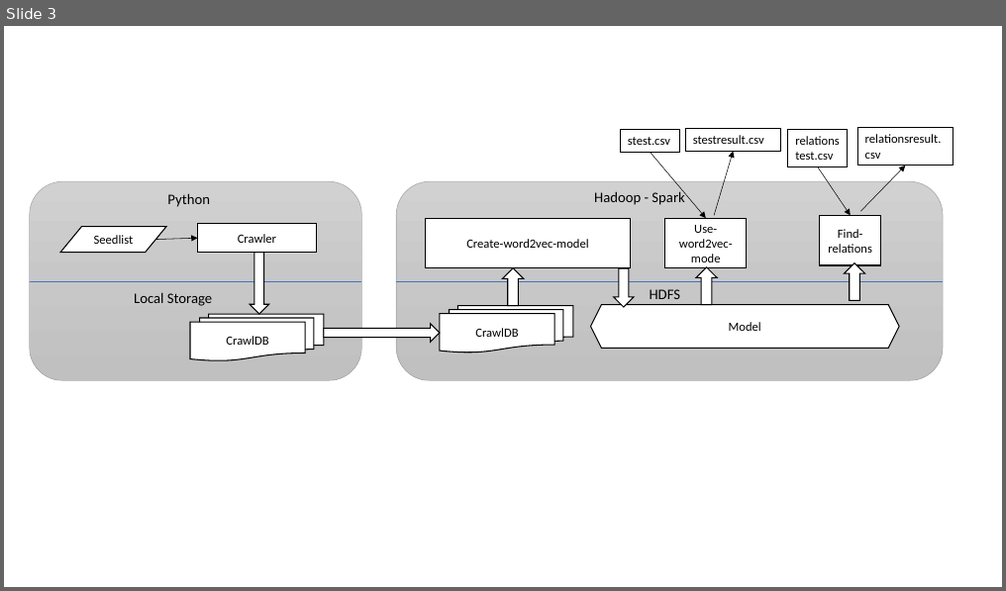
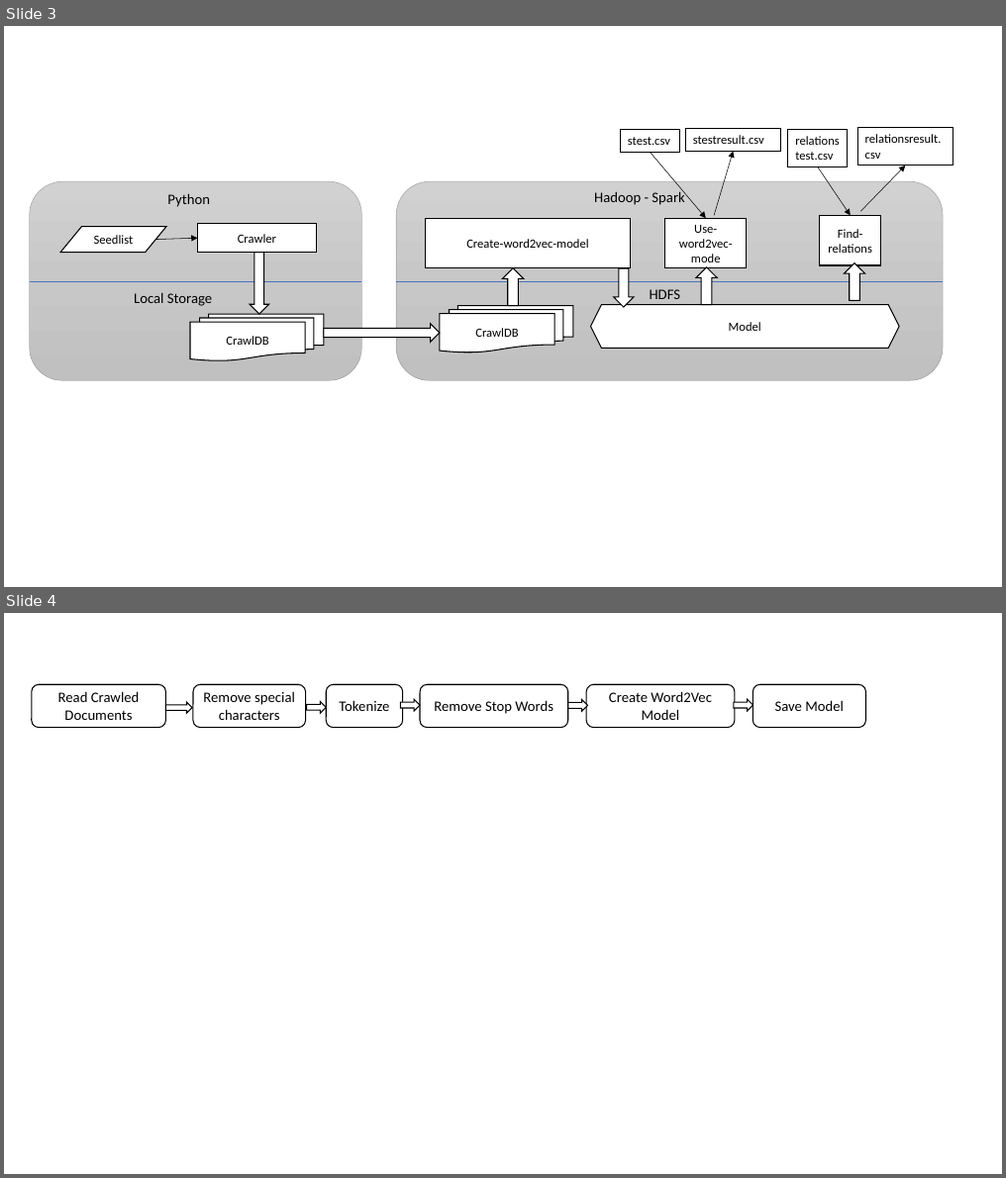
Before and after one commit to cloudmesh-project/sp17-i524, a slide deck: project/S17-IR-P005/report/images/diagrams.pptx. Shown one above the other, each under a label of ours: slide 3 before the commit, slides 3 and 4 after it. The pictures are 1006x591 and 1006x1178 pixels, drawn with LibreOffice and Linux fonts; fonts in the diff are those of the drawing. Boxes give left, top, right and bottom in pixels: in the first picture for what was removed or moved away, otherwise in the second. Text is boxed around its words. In the diff, an @@ line names an element or a change of style, - is before the commit and + after.

```diff
--- a/project/S17-IR-P005/report/images/diagrams.pptx
+++ b/project/S17-IR-P005/report/images/diagrams.pptx
@@ slide 4 added at box(4, 613, 1002, 1174), background #FFFFFF @@
@@ rounded rectangle added at box(32, 685, 165, 728), fill #FFFFFF, outline #000000 1 pt, 14 pt, text #000000 @@
+Read Crawled Documents
@@ rounded rectangle added at box(193, 685, 306, 728), fill #FFFFFF, outline #000000 1 pt, 14 pt, text #000000 @@
+Remove special characters
@@ right arrow added at box(307, 701, 326, 713), fill #FFFFFF, outline #000000 1 pt @@
@@ rounded rectangle added at box(326, 685, 402, 728), fill #FFFFFF, outline #000000 1 pt, 14 pt, text #000000 @@
+Tokenize
@@ right arrow added at box(401, 699, 420, 710), fill #FFFFFF, outline #000000 1 pt @@
@@ rounded rectangle added at box(420, 685, 568, 728), fill #FFFFFF, outline #000000 1 pt, 14 pt, text #000000 @@
+Remove Stop Words
@@ right arrow added at box(568, 700, 588, 711), fill #FFFFFF, outline #000000 1 pt @@
@@ rounded rectangle added at box(586, 685, 735, 728), fill #FFFFFF, outline #000000 1 pt, 14 pt, text #000000 @@
+Create Word2Vec Model
@@ right arrow added at box(734, 699, 753, 710), fill #FFFFFF, outline #000000 1 pt @@
@@ rounded rectangle added at box(752, 685, 865, 728), fill #FFFFFF, outline #000000 1 pt, 14 pt, text #000000 @@
+Save Model
@@ right arrow added at box(165, 702, 192, 713), fill #FFFFFF, outline #000000 1 pt @@
```
Also in this commit, not shown: 4 other files.
